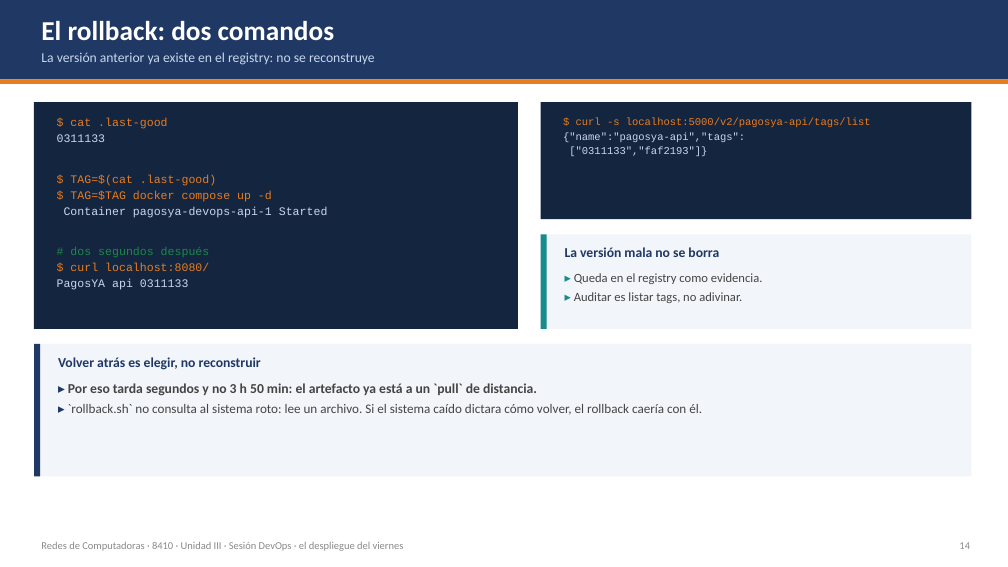
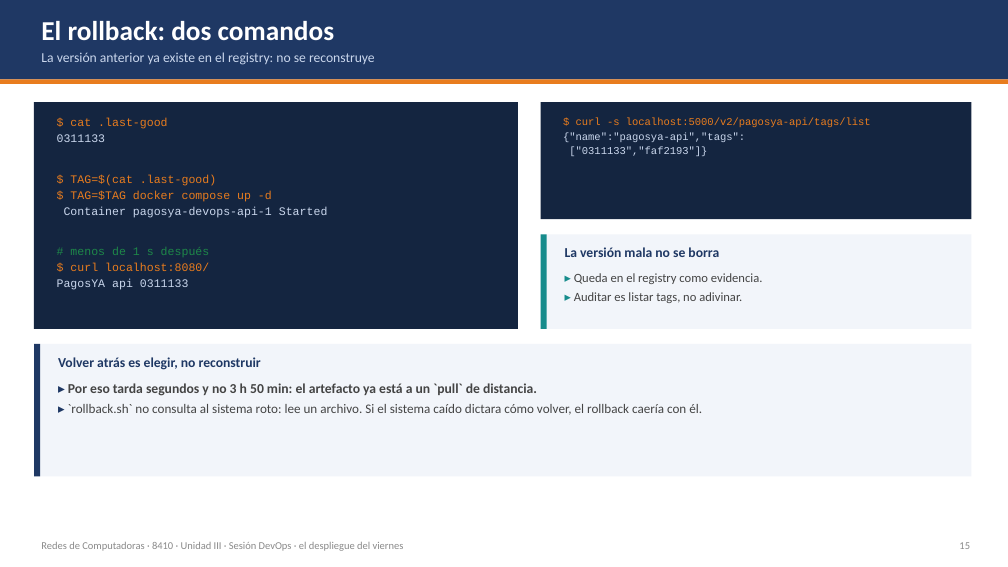
Before and after one commit to isacioutp/redes-de-computadoras-utp, a slide deck: slide 15 of Teoria-DevOps-Despliegue.pptx (slide 14 before the commit). Drawn at 1008x567 pixels with LibreOffice and Linux fonts; fonts in the diff are those of the drawing. Boxes give left, top, right and bottom in pixels: in the first picture for what was removed or moved away, otherwise in the second. Text is boxed around its words. In the diff, an @@ line names an element or a change of style, - is before the commit and + after.

```diff
--- a/Teoria-DevOps-Despliegue.pptx
+++ b/Teoria-DevOps-Despliegue.pptx
@@ text at (70,247,210,257): text changed @@
-# dos segundos después
+# menos de 1 s después
```
Also in this commit, not shown: 8 other slides changed, 1 slide added, 6 other files.
